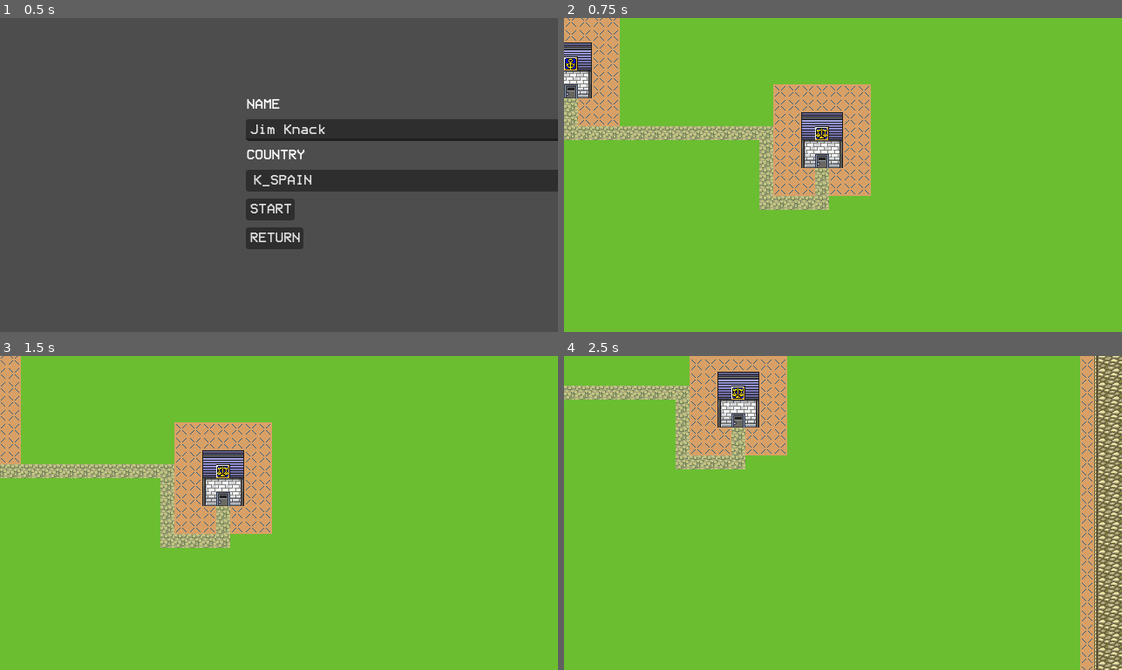
Above: before the commit, frames 1-4 (two rows, left to right).
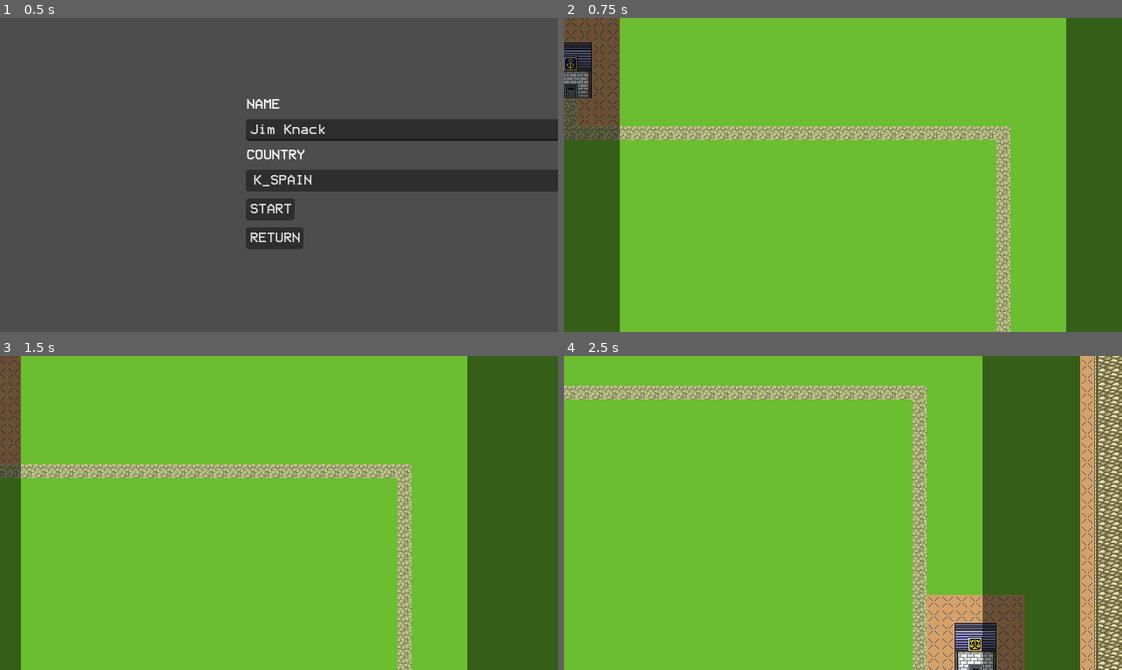
Above: after the commit, the same moments.

Repository: mikeredev/trader
Game: Godot game, scene res://main/main.tscn
The game is run twice, just before and just after one commit, with the same random seed, the same clock (stepped at 60 frames per second) and the same inputs.
Inputs (mouse positions are in pixels of both pictures, inside the frame that each line leads up to):
- Up to frame 1 (0.5 s): no input
- Up to frame 2 (0.75 s): click "START" at 0.5 s
- Up to frame 3 (1.5 s): tap Enter (ui_accept) at 1.25 s; move the mouse to (401, 497) at 1.27 s; hold Right (ui_right) from 1.28 s (still down)
- Up to frame 4 (2.5 s): tap Enter (ui_accept) at 1.52, 2.27 s; move the mouse to (731, 528) at 2.02 s; release Right (ui_right) at 2.03 s; hold Down (ui_down) from 2.03 s (still down)

Frame 1 is identical in both runs. In frame 2, 30% of the frame differs, in the area x 0-100%, y 0-100%; in frame 3, 30%; in frame 4, 30%.

Commit message:
grids

Diff:
--- a/common/static/common.gd
+++ b/common/static/common.gd
@@ -11,6 +11,7 @@
 }
 
 
+
 class Util:
 	static var json: JSONUtil = JSONUtil.new()
 	static var image: ImageUtil = ImageUtil.new()
--- a/common/util/file_util.gd
+++ b/common/util/file_util.gd
@@ -1,7 +1,7 @@
 class_name FileUtil extends RefCounted
 
 
-static func touch_directory(p_path: String) -> bool:
+func touch_directory(p_path: String) -> bool:
 	if not DirAccess.dir_exists_absolute(p_path):
 		var error: Error = DirAccess.make_dir_absolute(p_path)
 		if error: return false
--- a/common/util/image_util.gd
+++ b/common/util/image_util.gd
@@ -1,7 +1,7 @@
 class_name ImageUtil extends RefCounted
 
 
-static func get_texture(p_path: String) -> Texture2D: # move all these to ImgUtil, TweenUtil etc
+func get_texture(p_path: String) -> Texture2D: # test this with valid path but invalid image eg map.txt
 	var texture: Texture2D
 
 	if p_path.begins_with("res://") or p_path.begins_with("uid://"):
--- a/data/active_state/04_build.gd
+++ b/data/active_state/04_build.gd
@@ -18,7 +18,7 @@
 
 func _main() -> void:
 	Debug.log_info("Creating utilities...")
-	create_utils()
+	create_engine_tools()
 
 	Debug.log_info("Creating player...")
 	create_player()
@@ -49,7 +49,7 @@
 	Service.character_manager.cache_body(player.body) # cache until ready for use
 
 
-func create_utils() -> void:
+func create_engine_tools() -> void:
 	System.create_cache() # body cache
 
 
--- a/data/city/builder/building_builder.gd
+++ b/data/city/builder/building_builder.gd
@@ -6,7 +6,7 @@
 var city: City
 var scene: CityScene
 var tile_map: Dictionary[String, Vector2i]
-var shore_bias: Array[Vector2i]
+var shore_area: Array[Vector2i]
 
 
 func _init(p_city: City, p_scene: CityScene, p_tile_map: Dictionary[String, Vector2i]) -> void:
@@ -26,7 +26,7 @@
 
 
 func create_cell_bias() -> void:
-	_create_shore_bias()
+	shore_area = _get_shore_area()
 
 
 func create_buildings(p_rng: RandomNumberGenerator) -> void:
@@ -59,18 +59,9 @@
 
 
 func _get_available_cells(p_building: Building) -> Array[Vector2i]:
-	var used_cells: Array[Vector2i] = scene.ground_layer.get_used_cells() # fewer available cells on each build
-	var ground_rect: Rect2i = scene.ground_layer.get_used_rect()
-	var available_cells: Array[Vector2i] = []
-
 	match p_building.placement_bias:
-		Building.PlacementBias.SHORE: return shore_bias
-		_:
-			for cell: Vector2i in used_cells:
-				if cell.x < (ground_rect.position.x + ground_rect.size.x) - (p_building.exterior_size.x + BUILDING_BUFFER + 1):
-					if cell.y < (ground_rect.position.y + ground_rect.size.y) - (p_building.exterior_size.y + BUILDING_BUFFER + 1):
-						available_cells.append(cell)
-	return available_cells
+		Building.PlacementBias.SHORE: return shore_area
+		_: return scene.ground_layer.get_used_cells()
 
 
 func _can_create_building(p_rect: Rect2i) -> bool:
@@ -139,24 +130,27 @@
 	scene.access_point_group.add_child(interaction_area)
 
 	# register AP
-	scene.add_access_point(p_building, access_point)
+	scene.access_points[p_building] = access_point
 
 
-func _create_shore_bias() -> void: # generates an array of cells near the shore
+func _get_shore_area() -> Array[Vector2i]: # generates an array of cells near the shore
 	var distance: int = 0
 	for building: Building in city.buildings.values():
 		if building.exterior_size.x > distance: distance = building.exterior_size.x
 		if building.exterior_size.y > distance: distance = building.exterior_size.y
 
-	# determine minimum size based on largest building
+	# derive minimum size from largest building
 	distance += BUILDING_BUFFER * 2
 
 	# mark any cells within [distance] cells of the shore layer
 	var used_cells: Array[Vector2i] = scene.ground_layer.get_used_cells()
+	var result: Array[Vector2i] = []
 	for cell: Vector2i in used_cells:
 		if _is_near_layer(cell, distance, scene.shore_layer):
-			shore_bias.append(cell)
-	Debug.log_verbose("Set shore bias: %d tiles, %s size" % [distance, shore_bias.size()])
+			result.append(cell)
+			_add_debug_rect(cell)
+	Debug.log_verbose("Set shore area: %d tiles, %s size" % [distance, result.size()])
+	return result
 
 
 func _is_near_layer(p_origin: Vector2i, p_distance: int, p_layer: TileMapLayer) -> bool:
--- a/data/city/builder/road_builder.gd
+++ b/data/city/builder/road_builder.gd
@@ -36,8 +36,8 @@
 
 
 func draw_road(p_start: Building, p_end: Building) -> void:
-	var start: Vector2i = scene.get_access_point(p_start)
-	var end: Vector2i = scene.get_access_point(p_end)
+	var start: Vector2i = scene.access_points.get(p_start)
+	var end: Vector2i = scene.access_points.get(p_end)
 	var path: PackedVector2Array = scene.astar_grid.get_point_path(start, end)
 	var road_tile: Vector2i = tile_map.get("road")
 
--- a/data/city/city_scene.gd
+++ b/data/city/city_scene.gd
@@ -2,7 +2,7 @@
 
 var tile_grid: CityGrid
 var astar_grid: AStarGrid2D
-var access_points: Dictionary[StringName, Vector2i]
+var access_points: Dictionary[Building, Vector2i]
 
 @onready var border_group: Node2D = %Borders
 @onready var building_group: Node2D = %Buildings
@@ -17,11 +17,3 @@
 @onready var road_layer: TileMapLayer = %Road
 
 @onready var debug_overlay: Control = %Debug
-
-
-func add_access_point(p_building: Building, p_access_point: Vector2i) -> void:
-	access_points[p_building.building_id] = p_access_point
-
-
-func get_access_point(p_building: Building) -> Vector2i:
-	return access_points.get(p_building.building_id)
--- a/data/world/pixel_data.gd
+++ b/data/world/pixel_data.gd
@@ -1,4 +1,6 @@
 class_name PixelData extends RefCounted
 
 # WARNING very large datastore - do not open this resource in the editor
+# holds an in-memory reference to every pixel in the world map and its color
+
 var datastore: Dictionary[Vector2i, Color]
--- a/data/world/world_grid.gd
+++ b/data/world/world_grid.gd
@@ -1,6 +1,6 @@
 class_name WorldGrid extends AStarGrid2D
 
-const TILE_DATA: Dictionary[String, Dictionary] = {
+const CELL_DATA: Dictionary[String, Dictionary] = {
 	"land": {
 		"color": "#C0C0C0"
 	},
@@ -23,78 +23,35 @@
 	"beacon": {
 		"color": "#0000FF",
 		"weight": 0.1,
-	},
-}
+	} }
 
-var settings: Dictionary[String, Variant]
+const SETTINGS: Dictionary[String, Variant] = {
+	"compute": AStarGrid2D.HEURISTIC_EUCLIDEAN,
+	"estimate": AStarGrid2D.HEURISTIC_EUCLIDEAN,
+	"diagonal": AStarGrid2D.DIAGONAL_MODE_ALWAYS,
+	"jumping": true }
+
 var pixel_data: PixelData = PixelData.new()
 
 
-func _init(p_map_texture: Texture2D, p_settings: Dictionary[String, Variant]) -> void:
-	settings = p_settings
-	_create_grid(p_map_texture.get_size(), settings)
-	_set_weights(self, region.size, p_map_texture.get_image(), TILE_DATA)
+func _init(p_map_texture: Texture2D) -> void:
+	var texture_size: Vector2i = p_map_texture.get_size()
+	var texture_image: Image = p_map_texture.get_image()
 
+	# set basic properties
+	region = Rect2i(Vector2i.ZERO, texture_size)
+	cell_shape = AStarGrid2D.CELL_SHAPE_SQUARE
+	cell_size = Vector2i(1, 1)
 
-func _create_grid(p_size: Vector2i, p_settings: Dictionary) -> void:
-	var compute: int = p_settings["compute"]
-	var estimate: int = p_settings["estimate"]
-	var diagonal: int = p_settings["diagonal"]
-	var jumping: bool = p_settings["jumping"]
+	# apply settings (also calls update)
+	_from_dict(SETTINGS)
 
-	region = Rect2i(Vector2i.ZERO, p_size)
-	default_compute_heuristic = compute as AStarGrid2D.Heuristic
-	default_estimate_heuristic = estimate as AStarGrid2D.Heuristic
-	diagonal_mode = diagonal as AStarGrid2D.DiagonalMode
-	jumping_enabled = jumping as bool
-	update()
+	# derive point weight from pixel color
+	_set_weights(texture_image, region.size)
 
-	Debug.log_debug("Created grid: COMPUTE: %d, ESTIMATE: %d, DIAGONAL: %d, JUMPING: %s, size: %s" %
-		[default_compute_heuristic, default_estimate_heuristic,
-		diagonal_mode, jumping_enabled, p_size])
-
-
-func _set_weights(p_grid: AStarGrid2D, p_size: Vector2i, p_image: Image, p_tile_data: Dictionary[String, Dictionary]) -> void:
-	var start: int = Time.get_ticks_msec()
-	var color_to_weight: Dictionary[Color, float] = {}
-	var color_to_info: Dictionary[Color, Dictionary] = {}
-	var unknown: int = 0
-
-	for tile_type: String in p_tile_data.keys():
-		var color: Color = p_tile_data[tile_type].color
-		var weight: float = p_tile_data[tile_type].get("weight", -1) # set below 0
-		color_to_weight[color] = weight
-		color_to_info[color] = {
-			"tile_type": tile_type as String,
-			"count": 0 as int,
-		}
-
-	for x: int in range(p_size.x):
-		for y: int in range(p_size.y):
-			var color: Color = p_image.get_pixel(x, y)
-			var cell: Vector2i = Vector2i(x, y)
-
-			if color_to_weight.has(color):
-				var weight: float = color_to_weight[color]
-				color_to_info[color]["count"] += 1
-				pixel_data["datastore"][cell] = color # used by chunk grid
-				if weight < 0:
-					p_grid.set_point_solid(cell, true)
-				else:
-					p_grid.set_point_weight_scale(cell, weight)
-			else:
-				unknown += 1
-
-	var end: int = Time.get_ticks_msec()
-	var duration: int = end - start
-
-	var output: Dictionary[String, Dictionary] = {}
-	for color: Color in color_to_info.keys():
-		output[color_to_info[color]["tile_type"]] = {
-			"count": color_to_info[color]["count"],
-			"weight": color_to_weight[color],
-		}
-	Debug.log_debug("Set weights: unknown %d, %s, duration: %dms" % [unknown, output, duration])
+	Debug.log_debug("A* size: %s, COMPUTE: %d, ESTIMATE: %d, DIAGONAL: %d, JUMPING: %s" %
+		[region.size, default_compute_heuristic, default_estimate_heuristic,
+		diagonal_mode, jumping_enabled])
 
 
 func update_grid(p_compute: int, p_estimate: int, p_diagonal: int, p_jumping: bool) -> void:
@@ -103,3 +60,41 @@
 	diagonal_mode = p_diagonal as AStarGrid2D.DiagonalMode
 	jumping_enabled = p_jumping as bool
 	update()
+
+
+func _from_dict(p_settings: Dictionary[String, Variant]) -> void:
+	var compute: int = p_settings.get("compute")#, SETTINGS.compute)
+	var estimate: int = p_settings.get("estimate")#, SETTINGS.estimate)
+	var diagonal: int = p_settings.get("diagonal")#, SETTINGS.diagonal)
+	var jumping: bool = p_settings.get("jumping")#, SETTINGS.jumping)
+	update_grid(compute, estimate, diagonal, jumping)
+
+
+func _set_weights(p_image: Image, p_size: Vector2i) -> void:
+	var start: int = Time.get_ticks_msec()
+	var color_to_weight: Dictionary[Color, float] = {}
+
+	# map each expected color to its weight. entries without a weight property (i.e., land)
+	# will default to -1, representing solid
+	for tile_type: String in CELL_DATA.keys():
+		var color: Color = CELL_DATA[tile_type].color
+		var weight: float = CELL_DATA[tile_type].get("weight", -1)
+		color_to_weight[color] = weight
+
+	# walk every pixel in the map texture
+	for x: int in range(p_size.x):
+		for y: int in range(p_size.y):
+
+			# get the color of the current pixel
+			var cell: Vector2i = Vector2i(x, y)
+			var color: Color = p_image.get_pixelv(cell)
+
+			pixel_data["datastore"][cell] = color # used by ChunkGrid
+
+			var weight: float = color_to_weight[color]
+			if weight < 0: set_point_solid(cell, true)
+			else: set_point_weight_scale(cell, weight)
+
+	# minimal logging for performance / will have crashed by now if any problems
+	var duration: int = Time.get_ticks_msec() - start
+	Debug.log_debug("A* weights: %dms" % duration)
--- a/data/world/world_map.gd
+++ b/data/world/world_map.gd
@@ -3,16 +3,6 @@
 
 func _init(p_path: String) -> void:
 	name = "WorldMap"
-
-	# load project or user-provided texture
-	if p_path.begins_with("res://") or p_path.begins_with("uid://"):
-		texture = load(p_path) as Texture2D
-	else:
-		var image: Image = Image.new()
-		image.load(p_path)
-		texture = ImageTexture.create_from_image(image) as Texture2D
-
-	# center map
+	texture = Common.Util.image.get_texture(p_path)
 	position = texture.get_size() / 2.0
-
-	Debug.log_debug("Created map: %s" % Vector2i(texture.get_size()))
+	Debug.log_debug("Created world map: %s" % [texture.get_size()])
--- a/main/main.tscn
+++ b/main/main.tscn
@@ -20,6 +20,7 @@
 grow_horizontal = 2
 grow_vertical = 2
 script = ExtResource("1_h2yge")
+log_level = 1
 color_scheme = SubResource("Resource_qtu10")
 
 [node name="Overworld" type="SubViewportContainer" parent="."]
--- a/main/ui.gd
+++ b/main/ui.gd
@@ -1,6 +1,6 @@
 class_name UI extends CanvasLayer
 
-enum ContainerType { SPLASH, MENU, DIALOG, NOTIFICATION, DEV_UI }
+enum ContainerType { NOTIFICATION, DIALOG, DEV_UI, SPLASH, MENU }
 
 var _containers: Dictionary[ContainerType, UIContainer]
 
--- a/service/system/mod/blueprints/world_blueprint.gd
+++ b/service/system/mod/blueprints/world_blueprint.gd
@@ -50,17 +50,17 @@
 	var container: NodeContainer = overworld.get_container(View.ContainerType.MAP)
 
 	# create world map
-	var texture: String = map.texture
-	var world_map: WorldMap = WorldMap.new(texture)
-	container.add_child(world_map)
+	var path: String = map.get("texture")
+	var map: WorldMap = WorldMap.new(path)
+	container.add_child(map)
 
 	# register world map
-	Service.world_manager.map = world_map
+	Service.world_manager.map = map
 
-	# bind camera
+	# bind camera / TBD this will bind it to the starting window size, ensure overridden later
 	var camera: Camera = overworld.get_camera()
-	camera.set_limits(world_map.texture.get_size())
-	camera.set_min_zoom(DisplayServer.screen_get_size(), world_map.texture.get_size())
+	camera.set_limits(map.texture.get_size())
+	camera.set_min_zoom(DisplayServer.screen_get_size(), map.texture.get_size())
 
 	# create A* grid
 	var enable_astar: bool = Service.config_manager.developer_settings.enable_astar
@@ -68,13 +68,7 @@
 		Debug.log_warning("Overworld A* is disabled")
 		return
 
-	var astar: Dictionary[String, Variant] = {
-		"compute": AStarGrid2D.HEURISTIC_EUCLIDEAN,
-		"estimate": AStarGrid2D.HEURISTIC_EUCLIDEAN,
-		"diagonal": AStarGrid2D.DIAGONAL_MODE_ALWAYS,
-		"jumping": true }
-
-	var grid: WorldGrid = WorldGrid.new(world_map.texture, astar)
+	var grid: WorldGrid = WorldGrid.new(map.texture)
 
 	# register A* grid
 	Service.world_manager.grid = grid
--- a/test.tscn
+++ b/test.tscn
@@ -1,17 +1,73 @@
-[gd_scene load_steps=3 format=3 uid="uid://2xdixff84gnr"]
+[gd_scene load_steps=4 format=3 uid="uid://2xdixff84gnr"]
 
 [ext_resource type="Texture2D" uid="uid://caq8iff4sm8mg" path="res://core/world/map.png" id="1_37kl0"]
 [ext_resource type="Script" uid="uid://c4uuu5jpsusoa" path="res://data/component/camera.gd" id="2_8uh7m"]
 
+[sub_resource type="GDScript" id="GDScript_8uh7m"]
+resource_name = "builtin"
+script/source = "extends Control
+
+
+func _init() -> void:
+	pass
+
+
+func _ready() -> void:
+	for dir: Vector2i in get_ring_8(Vector2i.ZERO):
+		_add_debug_rect(dir)
+
+
+func _add_debug_rect(p_position: Vector2i, p_color: Color = Color.BLACK) -> void:
+	var box: ColorRect = ColorRect.new()
+	box.name = \"%s\" % p_position
+	box.position = p_position * 16
+	box.size = Vector2i(16,16)
+	box.color = p_color
+	box.color.a = 0.5
+	self.add_child(box)
+
+func _is_near_layer(p_origin: Vector2i, p_distance: int, p_layer: TileMapLayer) -> bool:
+	for dir: Vector2i in [ Vector2i.LEFT, Vector2i.RIGHT, Vector2i.UP, Vector2i.DOWN ]:
+		var pos: Vector2i = p_origin
+		for dist: int in range(1, p_distance + 1):
+			pos += dir
+			if p_layer.get_cell_source_id(pos) != -1:
+				return true
+	return false
+func get_ring_4(center: Vector2i) -> Array[Vector2i]:
+	return [
+		center + Vector2i.LEFT,
+		center + Vector2i.RIGHT,
+		center + Vector2i.UP,
+		center + Vector2i.DOWN
+	]
+
+func get_ring_8(center: Vector2i) -> Array:
+	var dirs := [
+		Vector2i.LEFT, Vector2i.RIGHT, Vector2i.UP, Vector2i.DOWN,
+		Vector2i(-1, -1), Vector2i(1, -1), Vector2i(-1, 1), Vector2i(1, 1)
+	]
+	return dirs.map(func(d): return center + d)
+
+func get_rect_from_center(center: Vector2i, radius: int) -> Rect2i:
+	var size = Vector2i(radius * 2 + 1, radius * 2 + 1)
+	var top_left = center - Vector2i(radius, radius)
+	return Rect2i(top_left, size)
+"
+
 [node name="Test" type="Control"]
 layout_mode = 3
-anchors_preset = 15
-anchor_right = 1.0
-anchor_bottom = 1.0
+anchors_preset = 8
+anchor_left = 0.5
+anchor_top = 0.5
+anchor_right = 0.5
+anchor_bottom = 0.5
 grow_horizontal = 2
 grow_vertical = 2
+script = SubResource("GDScript_8uh7m")
 
 [node name="SubViewportContainer" type="SubViewportContainer" parent="."]
+visible = false
 layout_mode = 1
 anchors_preset = 15
 anchor_right = 1.0
@@ -26,8 +82,8 @@
 
 [node name="SubViewport" type="SubViewport" parent="SubViewportContainer"]
 handle_input_locally = false
-size = Vector2i(2048, 1080)
-render_target_update_mode = 4
+size = Vector2i(896, 432)
+render_target_update_mode = 0
 
 [node name="Container" type="Node2D" parent="SubViewportContainer/SubViewport"]
 
